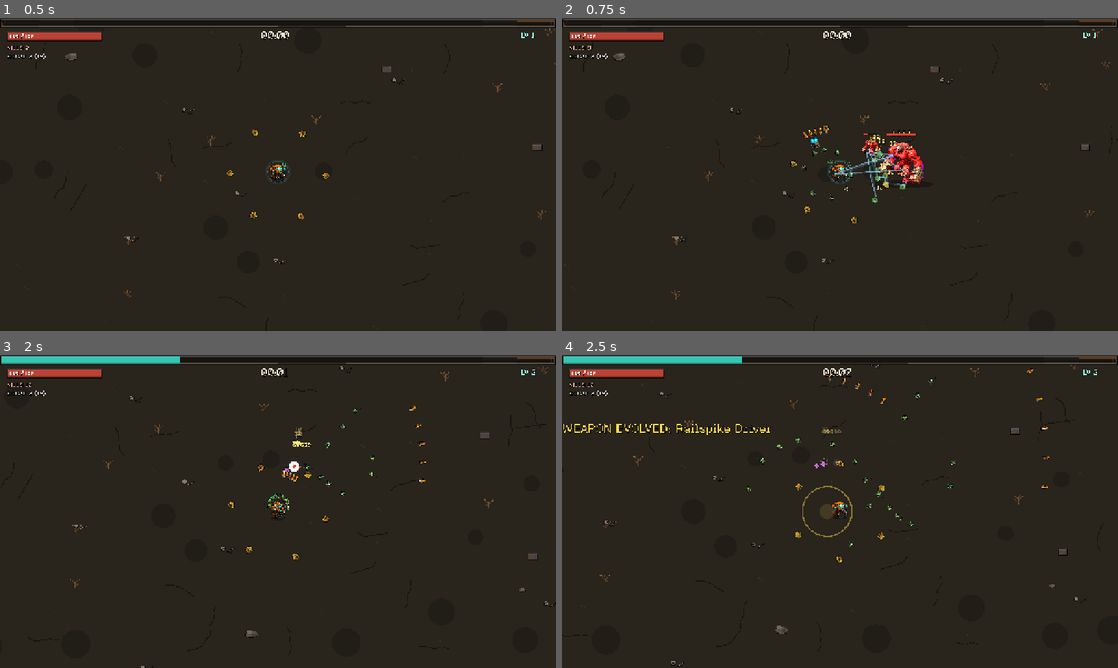
Above: before the commit, frames 1-4 (two rows, left to right).
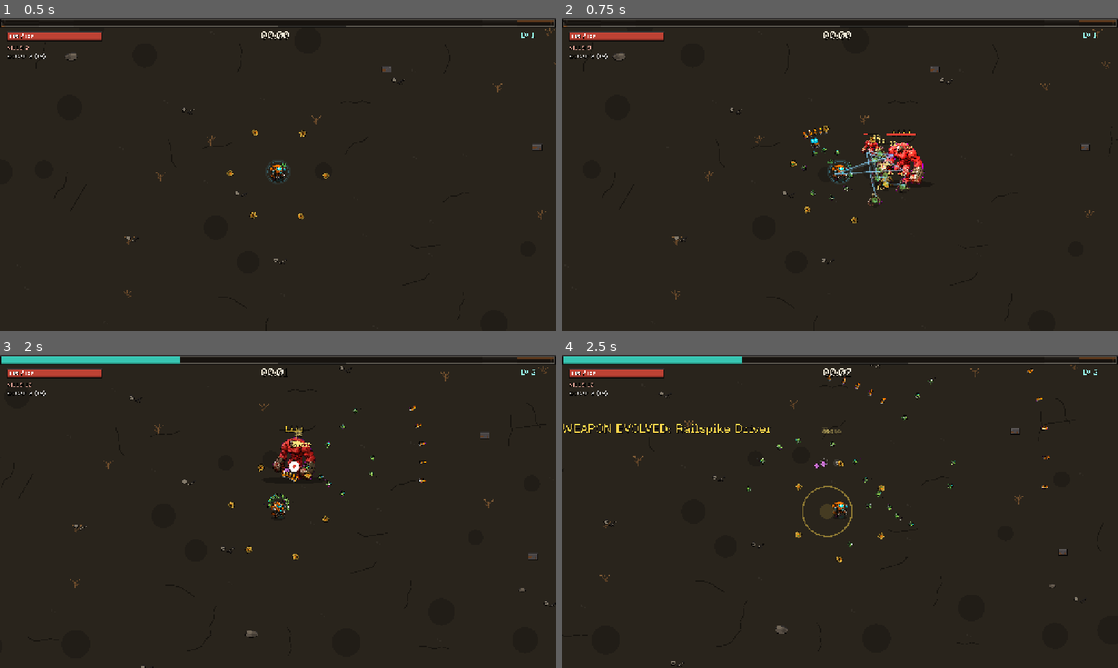
Above: after the commit, the same moments.

Repository: pymmog/last-llm
Game: Godot game, scene res://test/smoke_test.tscn
Same seed, same stepped clock (60 frames per second), same inputs: the game is played once before the commit and once after it. This scene is started directly instead of the project's main scene.
Inputs (mouse positions are in pixels of both pictures, inside the frame that each line leads up to):
- Up to frame 1 (0.5 s): no input
- Up to frame 2 (0.75 s): tap Enter at 0.5 s; move the mouse to (962, 158) at 0.52 s; hold D (move_right) from 0.53 s (still down); tap R at 0.6 s
- Up to frame 3 (2 s): tap Space (ui_select) at 0.77, 1.52 s; move the mouse to (166, 527) at 1.27 s; release D (move_right) at 1.28 s; hold S (move_down) from 1.28 s (still down); tap G at 1.35 s
- Up to frame 4 (2.5 s): move the mouse to (895, 442) at 2.02 s; release S (move_down) at 2.03 s; hold D (move_right) from 2.03 s (still down); tap B at 2.1 s

Frame 1 is identical in both runs. In frame 2, 0.2% of the frame differs, in the area x 55-63%, y 41-60%; in frame 3, 0.5%, in the area x 49-57%, y 22-40%; in frame 4, nothing differs.

Commit message:
feat: add shake toggle, reset save, corpse fade
Closes remaining P1 polish from next-steps.md: accessibility
screen-shake toggle (persisted), two-press reset-save button in the
settings panel, and a 0.35s corpse fade instead of instant despawn.
Roadmap file updated to mark already-landed audio/juice items done.

Diff:
--- a/scripts/autoload/meta.gd
+++ b/scripts/autoload/meta.gd
@@ -61,6 +61,16 @@
 	save_data()
 
 
+func reset() -> void:
+	scrap = 0
+	tiers = {}
+	best_time = 0.0
+	total_kills = 0
+	runs_played = 0
+	victories = 0
+	save_data()
+
+
 func save_data() -> void:
 	var data := {
 		"scrap": scrap,
--- a/scripts/autoload/settings.gd
+++ b/scripts/autoload/settings.gd
@@ -14,6 +14,7 @@
 var screen_mode := 0  # index into SCREEN_MODES
 var fps_cap := 0      # actual cap value, 0 = unlimited
 var show_fps := false
+var screen_shake := true
 
 var _fps_label: Label
 var _fps_accum := 0.0
@@ -128,6 +129,7 @@
 		"screen_mode": screen_mode,
 		"fps_cap": fps_cap,
 		"show_fps": show_fps,
+		"screen_shake": screen_shake,
 	}
 	var f := FileAccess.open(SAVE_PATH, FileAccess.WRITE)
 	if f:
@@ -149,3 +151,4 @@
 	screen_mode = clampi(int(parsed.get("screen_mode", 0)), 0, SCREEN_MODES.size() - 1)
 	fps_cap = maxi(int(parsed.get("fps_cap", 0)), 0)
 	show_fps = bool(parsed.get("show_fps", false))
+	screen_shake = bool(parsed.get("screen_shake", true))
--- a/scripts/enemy.gd
+++ b/scripts/enemy.gd
@@ -233,7 +233,11 @@
 			main.spawn_pickup("medkit", position)
 		if randf() < 0.002:
 			main.spawn_pickup("magnet", position)
-	queue_free()
+	flash = 0.0
+	queue_redraw()
+	var tw := create_tween()
+	tw.tween_property(self, "modulate:a", 0.0, 0.35)
+	tw.tween_callback(queue_free)
 
 
 # ---------------------------------------------------------------- drawing
--- a/scripts/main.gd
+++ b/scripts/main.gd
@@ -133,6 +133,8 @@
 
 
 func add_shake(amount: float) -> void:
+	if not Settings.screen_shake:
+		return
 	shake_amount = minf(shake_amount + amount, 14.0)
 
 
--- a/scripts/ui/settings_panel.gd
+++ b/scripts/ui/settings_panel.gd
@@ -53,6 +53,29 @@
 		Settings.save_data())
 	_add_row("FPS overlay", fps)
 
+	var shake := CheckButton.new()
+	shake.button_pressed = Settings.screen_shake
+	shake.toggled.connect(func(on: bool) -> void:
+		Settings.screen_shake = on
+		Settings.save_data())
+	_add_row("Screen shake", shake)
+
+	# Wiping meta progression is destructive, so arm on first press and only
+	# reset on a second press while armed; losing focus disarms.
+	var reset := Button.new()
+	reset.text = "RESET SAVE"
+	reset.custom_minimum_size = Vector2(220, 44)
+	reset.pressed.connect(func() -> void:
+		if reset.text == "ARE YOU SURE?":
+			Meta.reset()
+			reset.text = "SAVE WIPED"
+		elif reset.text == "RESET SAVE":
+			reset.text = "ARE YOU SURE?")
+	reset.focus_exited.connect(func() -> void:
+		if reset.text == "ARE YOU SURE?":
+			reset.text = "RESET SAVE")
+	add_child(reset)
+
 	var back := Button.new()
 	back.text = "BACK"
 	back.custom_minimum_size = Vector2(220, 44)
--- a/test/smoke_test.gd
+++ b/test/smoke_test.gd
@@ -57,7 +57,7 @@
 			# Settings screen builds without errors.
 			var sm: Control = load("res://scenes/settings_menu.tscn").instantiate()
 			add_child(sm)
-			check(sm.panel.grid.get_child_count() == 12, "settings menu built (6 rows)")
+			check(sm.panel.grid.get_child_count() == 14, "settings menu built (7 rows)")
 			sm.queue_free()
 			# In-run settings reachable from the pause menu.
 			main.hud._open_settings()
Not shown, changed: .claude/next-steps.md
